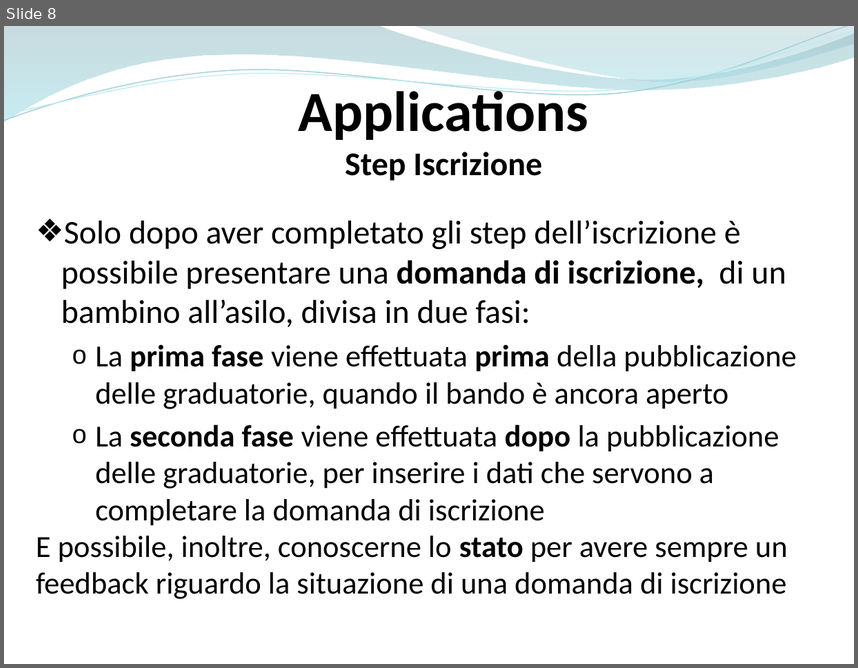
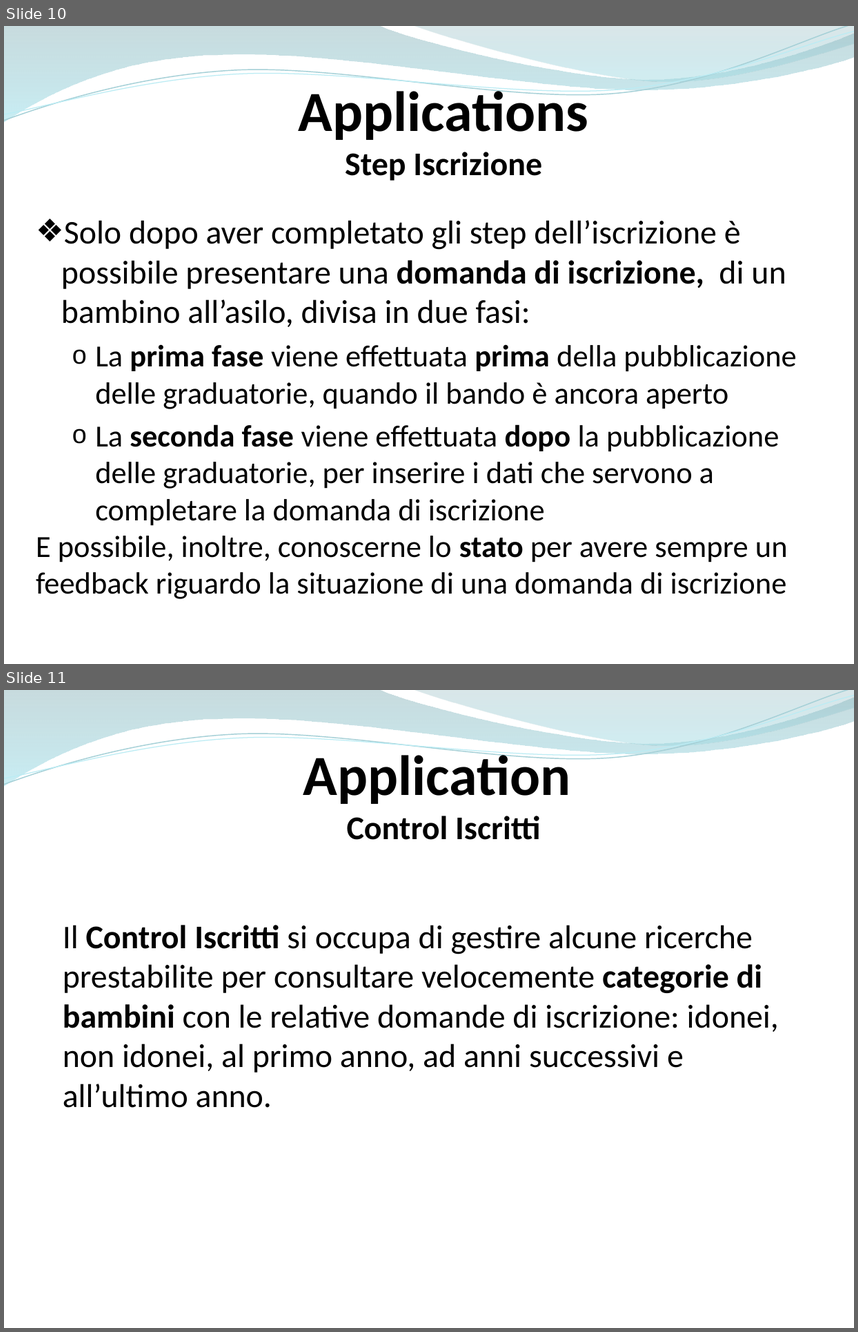
Before and after one commit to ammirate/at-silo, a slide deck: Presentazione/Atsilo1/D'Eugenio/Atsilo_A_DEugenioElisa.pptx. Shown one above the other, each under a label of ours: slide 8 before the commit, slides 10 and 11 after it. The pictures are 858x668 and 858x1332 pixels, drawn with LibreOffice and Linux fonts; fonts in the diff are those of the drawing. Boxes give left, top, right and bottom in pixels: in the first picture for what was removed or moved away, otherwise in the second. Text is boxed around its words. In the diff, an @@ line names an element or a change of style, - is before the commit and + after.

Commit message:
[WR A] presentazione application

```diff
--- a/Presentazione/Atsilo1/D'Eugenio/Atsilo_A_DEugenioElisa.pptx
+++ b/Presentazione/Atsilo1/D'Eugenio/Atsilo_A_DEugenioElisa.pptx
@@ slide 11 added at [4, 690, 854, 1328], background #FFFFFF; not listed: 4 template elements that a slide beside it also shows @@
@@ text added at [303, 748, 571, 840], 28 pt, text #000000, bold @@
+Application
+Control Iscritti
@@ text added at [63, 925, 779, 1107], 28 pt, text #000000 @@
+Il Control Iscritti si occupa di gestire alcune ricerche prestabilite per consultare velocemente categorie di bambini con le relative domande di iscrizione: idonei, non idonei, al primo anno, ad anni successivi e all’ultimo anno.
@@ what was slide 8 is now slide 10 @@
```
Also in this commit, not shown: 4 slides changed, 10 other slides added, 2 slides removed.
